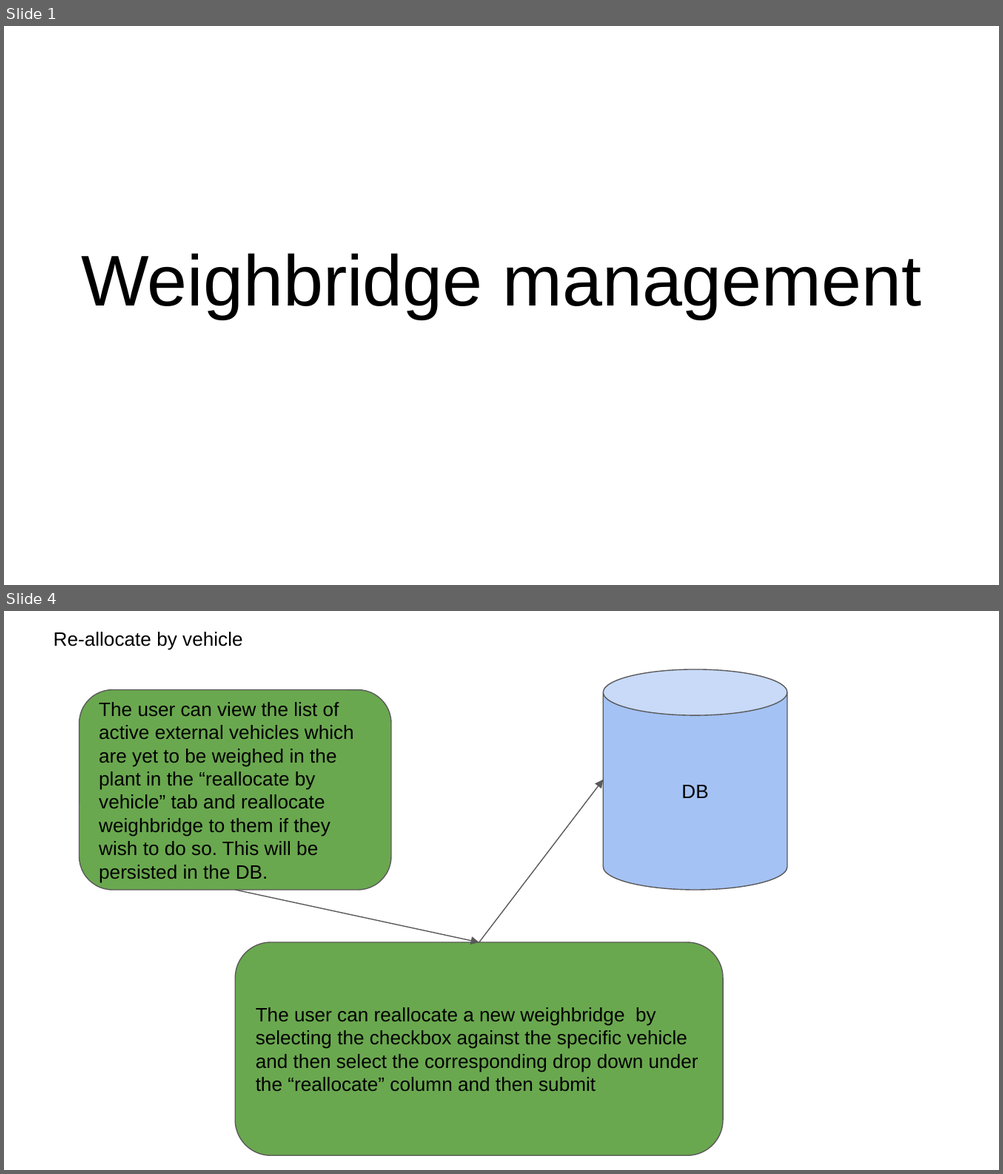
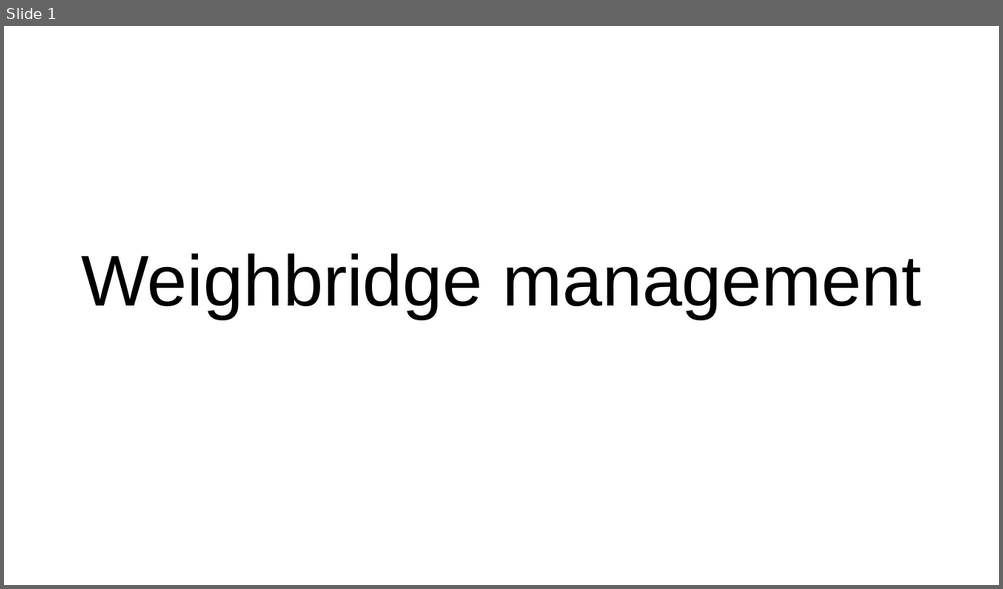
Before and after one commit to elogic-cscts/cscts_srs, a slide deck: Weigh_Bridge_Management_SRS/weighbridge-flow.pptx. Shown one above the other, each under a label of ours: slides 1 and 4 before the commit, slide 1 after it; the slides between them are not shown. The pictures are 1003x1174 and 1003x589 pixels, drawn with LibreOffice and Linux fonts; fonts in the diff are those of the drawing. Boxes give left, top, right and bottom in pixels: in the first picture for what was removed or moved away, otherwise in the second. Text is boxed around its words. In the diff, an @@ line names an element or a change of style, - is before the commit and + after.

```diff
--- a/Weigh_Bridge_Management_SRS/weighbridge-flow.pptx
+++ b/Weigh_Bridge_Management_SRS/weighbridge-flow.pptx
@@ slide 4 removed at [4,611,999,1170], background #FFFFFF @@
@@ text removed at [54,632,242,650] @@
-Re-allocate by vehicle
@@ cylinder removed at [603,669,787,891] @@
-DB
@@ rounded rectangle removed at [79,689,392,889] @@
-The user can view the list of active external vehicles which are yet to be weighed in the plant in the “reallocate by vehicle” tab and reallocate weighbridge to them if they wish to do so. This will be persisted in the DB.
@@ arrow removed from (478, 943) to (603, 780) @@
@@ arrow removed from (235, 891) to (478, 943) @@
@@ rounded rectangle removed at [235,943,722,1155] @@
-The user can reallocate a new weighbridge by selecting the checkbox against the specific vehicle and then select the corresponding drop down under the “reallocate” column and then submit
```
Also in this commit, not shown: 1 slide changed, 1 slide added, 2 other slides removed, 1 other file.
